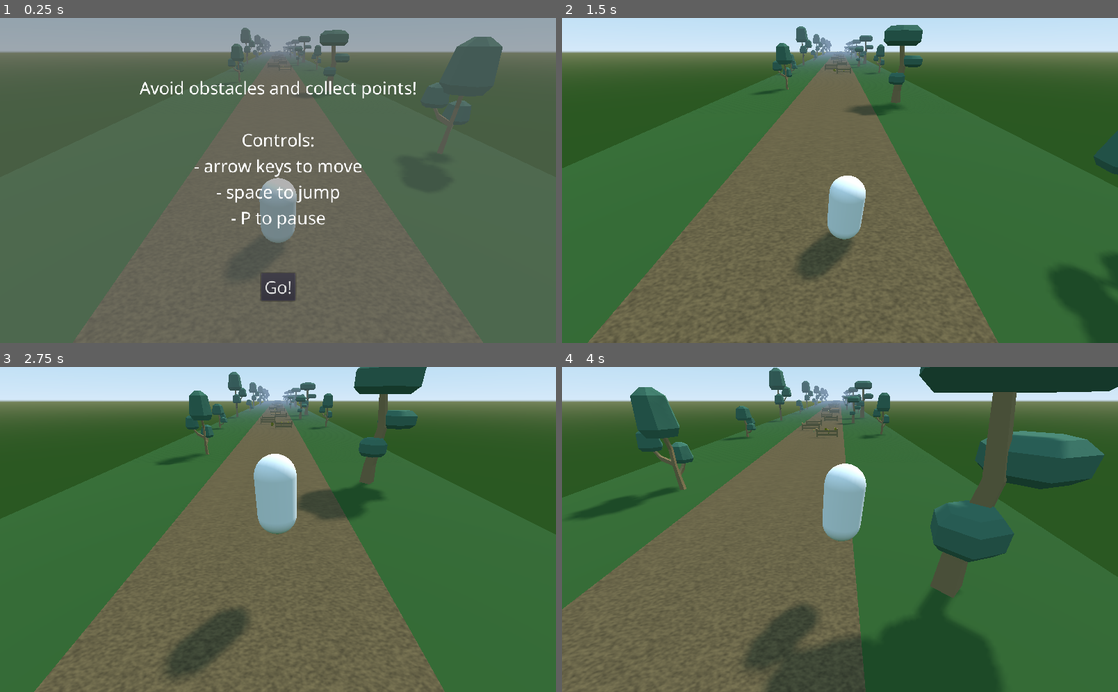
Above: before the commit, frames 1-4 (two rows, left to right).
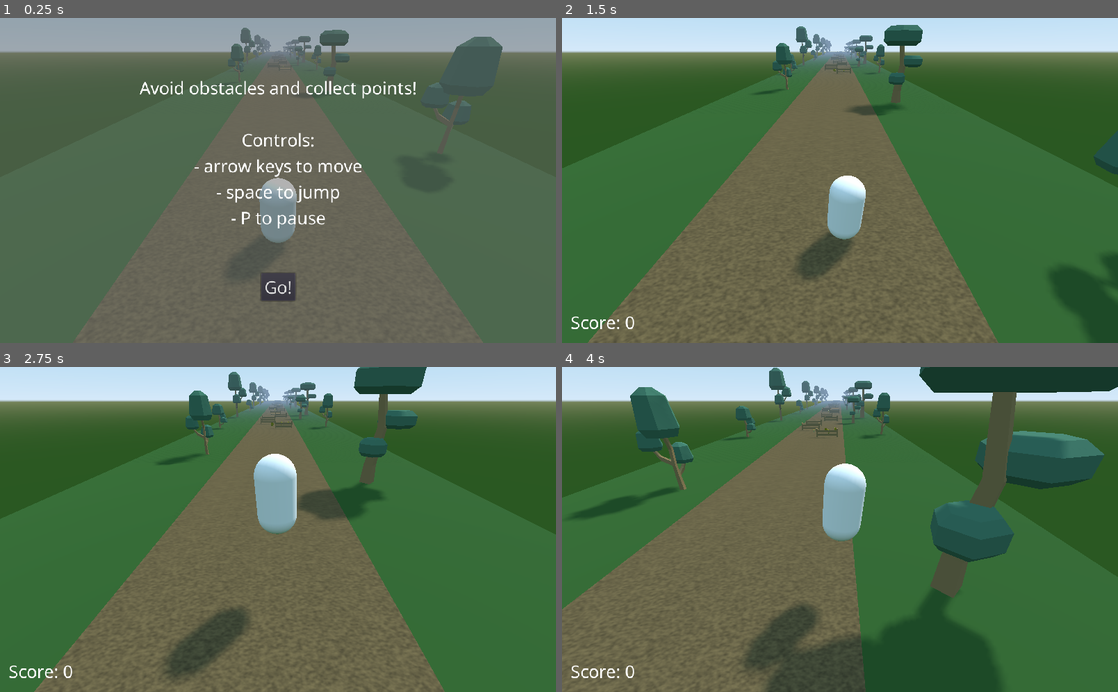
Above: after the commit, the same moments.

Repository: SPuntte/aitajuoksu-training
Game: Godot game, scene res://Main.tscn
Two runs of this game, one before a commit and one after it. Both use one fixed random seed, a clock stepped at 60 frames per second and the inputs below.
Inputs:
- Up to frame 1 (0.25 s): no input
- Up to frame 2 (1.5 s): click "Go!" at 0.5 s; hold Right (move_right) from 1.28 s (still down)
- Up to frame 3 (2.75 s): tap Space (jump) at 1.52, 2.27 s; release Right (move_right) at 2.03 s; hold Left (move_left) from 2.03 s (still down)
- Up to frame 4 (4 s): release Left (move_left) at 2.78 s; hold Right (move_right) from 2.78 s (still down); tap Space (jump) at 3.77 s

The runs differ from the first frame. In frame 1, less than 0.1% of the frame differs, in the area x 54-55%, y 52-64%; in frame 2, 0.1%, in the area x 1-13%, y 91-96%; in frame 3, 0.1%; in frame 4, 0.1%.

Commit message:
Add a basic HUD

Diff:
--- a/Main.gd
+++ b/Main.gd
@@ -16,6 +16,7 @@
 onready var player = $Player
 onready var camera_pivot = $CameraPivot
 
+onready var hud: HUD = $UI/HUD
 onready var game_over_screen: Control = $UI/GameOverScreen
 onready var pause_screen: Control = $UI/PauseScreen
 
@@ -32,6 +33,8 @@
 
 	# Reset scorekeeping and listen to changes
 	ScoreEvents.reset()
+	hud.set_score(ScoreEvents.score_total)
+	# warning-ignore: return_value_discarded
 	ScoreEvents.connect("score_changed", self, "_on_ScoreEvents_score_changed")
 
 	player.setup_jump(jump_length, jump_height, run_speed)
@@ -82,11 +85,13 @@
 
 
 func _on_StartScreen_dismissed():
+	hud.show()
 	get_tree().paused = false
 	can_pause = true
 
 
 func _on_Player_obstacle_hit():
+	hud.hide()
 	get_tree().paused = true
 	can_pause = false
 	game_over_screen.show()
@@ -98,4 +103,4 @@
 
 
 func _on_ScoreEvents_score_changed():
-	print("Score changed, current score: %d" % ScoreEvents.score_total)
+	hud.set_score(ScoreEvents.score_total)
--- a/Main.tscn
+++ b/Main.tscn
@@ -6,6 +6,7 @@
 [ext_resource path="res://ui/StartScreen.tscn" type="PackedScene" id=4]
 [ext_resource path="res://ui/GameOverScreen.tscn" type="PackedScene" id=5]
 [ext_resource path="res://ui/PauseScreen.tscn" type="PackedScene" id=6]
+[ext_resource path="res://ui/HUD.tscn" type="PackedScene" id=7]
 
 [node name="Main" type="Spatial"]
 pause_mode = 2
@@ -34,6 +35,9 @@
 [node name="UI" type="CanvasLayer" parent="."]
 pause_mode = 2
 
+[node name="HUD" parent="UI" instance=ExtResource( 7 )]
+visible = false
+
 [node name="StartScreen" parent="UI" instance=ExtResource( 4 )]
 
 [node name="GameOverScreen" parent="UI" instance=ExtResource( 5 )]
--- a/project.godot
+++ b/project.godot
@@ -9,6 +9,11 @@
 config_version=4
 
 _global_script_classes=[ {
+"base": "Control",
+"class": "HUD",
+"language": "GDScript",
+"path": "res://ui/HUD.gd"
+}, {
 "base": "KinematicBody",
 "class": "Player",
 "language": "GDScript",
@@ -20,6 +25,7 @@
 "path": "res://RoadBase.gd"
 } ]
 _global_script_class_icons={
+"HUD": "",
 "Player": "",
 "RoadBase": ""
 }
--- /dev/null
+++ b/ui/HUD.gd
@@ -0,0 +1,5 @@
+class_name HUD
+extends Control
+
+func set_score(score):
+	$Label.text = "Score: %d" % score
--- /dev/null
+++ b/ui/HUD.tscn
@@ -0,0 +1,19 @@
+[gd_scene load_steps=3 format=2]
+
+[ext_resource path="res://ui/ui_theme.tres" type="Theme" id=1]
+[ext_resource path="res://ui/HUD.gd" type="Script" id=2]
+
+[node name="HUD" type="Control"]
+anchor_right = 1.0
+anchor_bottom = 1.0
+theme = ExtResource( 1 )
+script = ExtResource( 2 )
+
+[node name="Label" type="Label" parent="."]
+anchor_top = 1.0
+anchor_bottom = 1.0
+margin_left = 16.0
+margin_top = -61.0
+margin_right = 154.0
+margin_bottom = -16.0
+text = "Score: 123"
Not shown: 1 places in Main.tscn that only renumber resources
